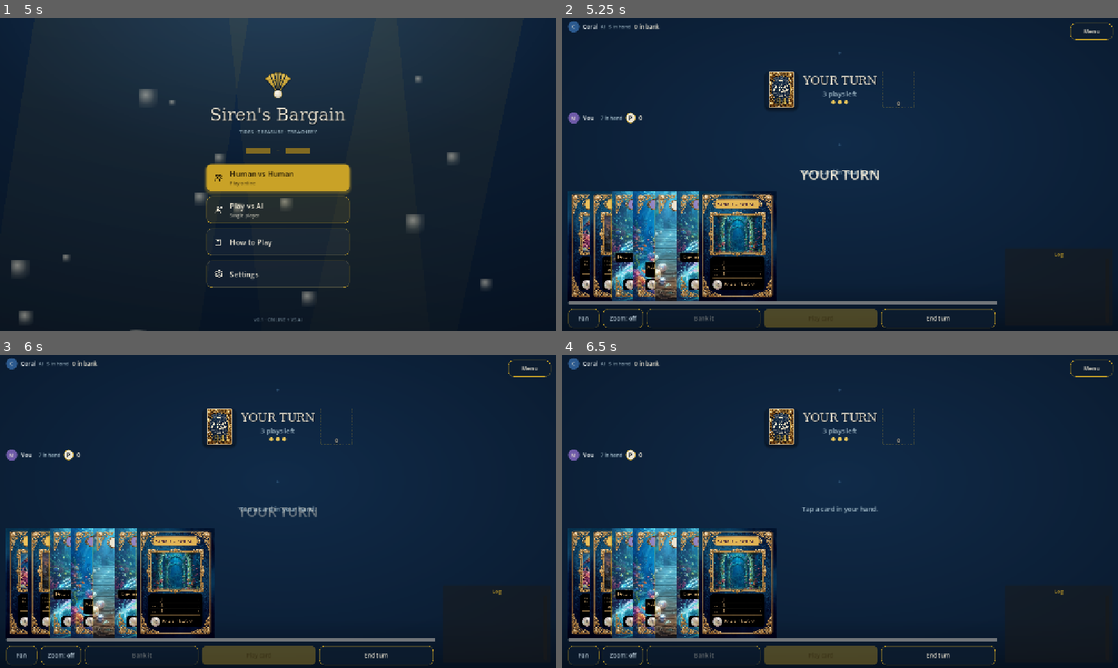
Above: before the commit, frames 1-4 (two rows, left to right).
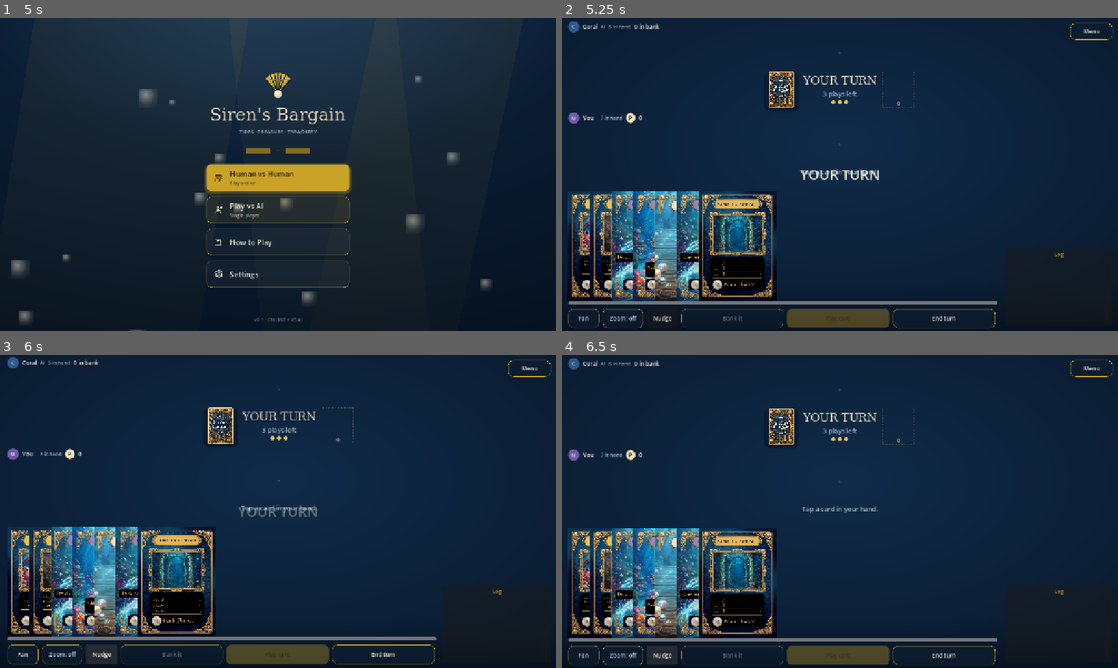
Above: after the commit, the same moments.

Repository: jordansaker/sirens-bargain
Game: Godot game, scene res://scenes/MainMenu.tscn
The game is run twice, just before and just after one commit, with the same random seed, the same clock (stepped at 60 frames per second) and the same inputs.
Inputs (mouse positions are in pixels of both pictures, inside the frame that each line leads up to):
- Up to frame 1 (5 s): click (278, 177) at 0.5 s; click (255, 118) at 1.27 s; type "Alex" at 1.35 s; click (372, 118) at 1.5 s; type "12" at 1.58 s; click (250, 205) at 1.73 s; type "12" at 1.82 s; click "Create room" at 2 s; click "Create room" at 2.75 s; click "Create room" at 3.5 s; click "Back to main menu" at 4.25 s
- Up to frame 2 (5.25 s): click (840, 208) at 5 s
- Up to frame 3 (6 s): click (100, 655) at 5.75 s, where only the run after the commit has a clickable "Nudge"
- Up to frame 4 (6.5 s): no input

Frame 1 is identical in both runs. In frame 2, 0.6% of the frame differs, in the area x 15-71%, y 92-99%; in frame 3, 10%, in the area x 1-79%, y 0-99%; in frame 4, 0.8%.

Commit message:
Manual HvH payments + Nudge button (screen-shake ping)
Manual HvH payments
- _prompt_human_payment skips the bank-covers shortcut when _is_online:
  every HvH settlement opens the picker so the human always picks their
  own cards from bank AND realms. Offline vs-AI keeps the shortcut so
  a 2 P Feast doesn't force a modal.
- _open_pay_picker now populates the modal with bank cards followed by
  realm cards, all selectable. Returns {"bank", "realms"} directly.
- _on_peek_confirm_pressed partitions picks by looking up each card's
  id in a bank_ids set stashed at picker-open time, then emits the
  dict on _payment_answered.
- Auto button is only shown offline; HvH shows Cancel instead
  (there's no auto path once the shortcut is disabled).

Nudge button
- Actions row gets a "Nudge" util button. Tap it and the whole Root
  container jitters through 9 decreasing-amplitude offsets before
  settling with an elastic ease-out — reads as an underwater
  earthquake shake.
- In HvH, broadcasts KIND_NUDGE so the opponent's peer also runs the
  same shake — "hurry up!" ping without hijacking their turn.
- Rate-limited to one nudge per 3 seconds per peer so the button
  can't be spammed.

Co-Authored-By: Claude Opus 4.7 (1M context) <noreply@anthropic.com>

Diff:
--- a/scenes/GameScreen.tscn
+++ b/scenes/GameScreen.tscn
@@ -229,6 +229,13 @@
 text = "Zoom: off"
 theme_override_font_sizes/font_size = 13
 
+[node name="NudgeButton" type="Button" parent="Root/GameCol/Actions"]
+unique_name_in_owner = true
+custom_minimum_size = Vector2(72, 44)
+layout_mode = 2
+text = "Nudge"
+theme_override_font_sizes/font_size = 13
+
 [node name="BankButton" type="Button" parent="Root/GameCol/Actions"]
 unique_name_in_owner = true
 custom_minimum_size = Vector2(0, 44)
--- a/scripts/net/NetProtocol.gd
+++ b/scripts/net/NetProtocol.gd
@@ -43,6 +43,7 @@
 const KIND_REFUSE := "refuse"
 const KIND_RESOLVE := "resolve"
 const KIND_SETTLE_PAYMENT := "settle_payment"
+const KIND_NUDGE := "nudge"
 const KIND_END_TURN := "end_turn"
 
 # Serialise a GameState + starting hands into a deck_init payload. Called
--- a/scripts/ui/GameScreen.gd
+++ b/scripts/ui/GameScreen.gd
@@ -100,6 +100,7 @@
 @onready var _end_turn_button: Button = %EndTurnButton
 @onready var _fan_button: Button = %FanButton
 @onready var _zoom_button: Button = %ZoomButton
+@onready var _nudge_button: Button = %NudgeButton
 @onready var _menu_root: Panel = %ActionMenu
 @onready var _menu_title: Label = %MenuTitle
 @onready var _menu_scroll: ScrollContainer = %MenuScroll
@@ -258,6 +259,7 @@
 	_to_menu_button.pressed.connect(_on_to_menu_pressed)
 	_fan_button.toggled.connect(_on_fan_toggled)
 	_zoom_button.toggled.connect(_on_zoom_toggled)
+	_nudge_button.pressed.connect(_on_nudge_pressed)
 	# Double-tap on the background scrim = cancel any targeting flow.
 	var bg := get_node_or_null("Background")
 	if bg is Control:
@@ -411,6 +413,47 @@
 	_zoom_button.text = "Zoom: on" if pressed else "Zoom: off"
 	if not pressed and _card_peek.visible:
 		_hide_card_peek()
+
+# Nudge: shake the screen locally + tell the opponent's peer to do the same
+# ("hurry up!" ping without hijacking their turn). Rate-limited to one nudge
+# per 3 seconds so the button can't be spammed.
+var _nudge_last_msec: int = 0
+
+func _on_nudge_pressed() -> void:
+	var now := Time.get_ticks_msec()
+	if now - _nudge_last_msec < 3000:
+		return
+	_nudge_last_msec = now
+	_do_shake_effect()
+	if _is_online:
+		_broadcast({"kind": NetProtocol.KIND_NUDGE, "actor": HUMAN_ID})
+
+func _apply_nudge(_payload: Dictionary) -> void:
+	# Received a nudge from the opponent — shake our screen.
+	_do_shake_effect()
+
+# Underwater-earthquake feel: tween Root's position in decreasing random
+# offsets so the whole play area jitters, then settles. Cheap and works on
+# every platform (no shader required).
+func _do_shake_effect() -> void:
+	var root := get_node_or_null("Root") as Control
+	if root == null:
+		return
+	var origin := root.position
+	if _sfx != null:
+		_sfx.play("action")
+	var tw := create_tween()
+	var amplitude := 14.0
+	for i in range(9):
+		var jitter := Vector2(
+			randf_range(-amplitude, amplitude),
+			randf_range(-amplitude, amplitude),
+		)
+		tw.tween_property(root, "position", origin + jitter, 0.035) \
+			.set_trans(Tween.TRANS_SINE)
+		amplitude *= 0.75
+	tw.tween_property(root, "position", origin, 0.12) \
+		.set_trans(Tween.TRANS_ELASTIC).set_ease(Tween.EASE_OUT)
 
 func _on_background_gui_input(event: InputEvent) -> void:
 	# Double-tap the empty background = cancel a targeting flow. Ignored when
@@ -474,6 +517,8 @@
 			_apply_resolve(payload)
 		NetProtocol.KIND_SETTLE_PAYMENT:
 			_apply_settle_payment(payload)
+		NetProtocol.KIND_NUDGE:
+			_apply_nudge(payload)
 		_:
 			# Unknown event — log for debugging.
 			_append_log("[color=#e88][unknown event %s][/color]" % kind)
@@ -2251,57 +2296,53 @@
 func _prompt_human_payment(payer: PlayerState, receiver: PlayerState, amount: int) -> Variant:
 	if payer == null or payer.id != HUMAN_ID:
 		return null
-	var bank_total := payer.total_bank_value()
-	if bank_total >= amount:
-		# Bank can cover — smart auto-pay handles it (min-overpay subset).
+	# In HvH, ALWAYS make the human pick their own cards — no silent bank
+	# auto-drain even when the bank alone would cover the debt. In offline
+	# vs-AI mode, keep the shortcut when the bank covers so the human isn't
+	# forced through a picker for every trivial 2 P Feast.
+	if not _is_online:
+		var bank_total := payer.total_bank_value()
+		if bank_total >= amount:
+			return null
+	var picks_dict: Variant = await _open_pay_picker(payer, receiver, amount)
+	if picks_dict == null:
 		return null
-	var remaining := amount - bank_total
-	var picks: Variant = await _open_pay_picker(payer, receiver, amount, remaining)
-	if picks == null:
-		return null
-	var from_bank: Array[CardData] = []
-	from_bank.append_array(payer.bank)
-	var from_realms: Array[CardData] = []
-	from_realms.append_array(picks as Array[CardData])
-	return {"bank": from_bank, "realms": from_realms}
-
-# Repurpose the RealmPeek modal as a card-selection UI. Returns Array[CardData]
-# of picks (chosen realm cards) or null if the user closed the picker.
-func _open_pay_picker(payer: PlayerState, receiver: PlayerState, amount: int, remaining: int) -> Variant:
+	return picks_dict
+
+# Repurpose the RealmPeek modal as a card-selection UI. Shows both bank AND
+# realm cards; the player must select any combination that sums >= amount.
+# Returns {"bank": Array[CardData], "realms": Array[CardData]} on confirm,
+# or null if the user hit Auto / Cancel.
+func _open_pay_picker(payer: PlayerState, receiver: PlayerState, amount: int) -> Variant:
 	var who := OPPONENT_NAME if receiver.id != HUMAN_ID else "yourself"
 	_peek_title.text = "Pay %d P to %s" % [amount, who]
-	_peek_subtitle.text = "Bank covers %d — pick cards worth %d more." % [
-		payer.total_bank_value(), remaining
-	]
+	_peek_subtitle.text = "Pick cards summing to at least %d P." % amount
+	# Split candidate cards so we can (a) render bank cards first for
+	# familiarity, (b) partition picks correctly on confirm.
+	var bank_cards: Array[CardData] = []
+	for c in payer.bank:
+		if c.value > 0:
+			bank_cards.append(c)
+	var realm_cards: Array[CardData] = []
+	for r in payer.realms.keys():
+		var stack: Array = payer.realms[r]
+		for c in stack:
+			# Zero-value cards (Rainbow Conch) can't pay a debt.
+			if c.value > 0:
+				realm_cards.append(c)
+	bank_cards.sort_custom(func(a, b): return a.value < b.value)
+	realm_cards.sort_custom(func(a, b): return a.value < b.value)
 	_ctx["pay_pending"] = {
-		"remaining": remaining,
+		"amount": amount,
 		"picks": [] as Array[CardData],
+		"bank_ids": _card_ids_set(bank_cards),
 	}
 	_ctx.erase("peek_pick_cb")
 	_ctx.erase("peek_player")
 	_ctx.erase("peek_realm")
 	for child in _peek_row.get_children():
 		child.queue_free()
-	# All realm cards from the payer, incomplete sets first (spending from an
-	# incomplete set is cheaper than breaking a complete one).
-	var incomplete: Array[CardData] = []
-	var complete: Array[CardData] = []
-	for r in payer.realms.keys():
-		var stack: Array = payer.realms[r]
-		if payer.is_realm_complete(r):
-			for c in stack:
-				# Zero-value cards (Rainbow Conch) can't pay a debt, so leave
-				# them out of the picker so the player can't accidentally
-				# waste one on a payment they don't cover.
-				if c.value > 0:
-					complete.append(c)
-		else:
-			for c in stack:
-				if c.value > 0:
-					incomplete.append(c)
-	incomplete.sort_custom(func(a, b): return a.value < b.value)
-	complete.sort_custom(func(a, b): return a.value < b.value)
-	for c in incomplete + complete:
+	for c in bank_cards + realm_cards:
 		var view := CardView.new()
 		view.card = c
 		view.selected.connect(_on_peek_card_selected)
@@ -2309,10 +2350,21 @@
 	_peek_confirm.text = "Confirm (0 P)"
 	_peek_confirm.disabled = true
 	_peek_confirm.visible = true
-	_peek_close.text = "Auto"
+	# "Auto" only makes sense offline (where a bank-shortcut / smart_picks
+	# fallback exists). Online always uses the picks the player made.
+	_peek_close.text = "Auto" if not _is_online else "Cancel"
 	_peek_root.visible = true
 	var answer: Variant = await _payment_answered
 	return answer
+
+# Helper: build a Dictionary-as-set of card ids for O(1) `in`-checks when
+# partitioning picks back into bank vs realm buckets at confirm-time.
+static func _card_ids_set(cards: Array) -> Dictionary:
+	var out: Dictionary = {}
+	for c in cards:
+		if c is CardData:
+			out[(c as CardData).id] = true
+	return out
 
 func _toggle_pay_pick(card: CardData) -> void:
 	var pending: Dictionary = _ctx.get("pay_pending", {})
@@ -2342,9 +2394,19 @@
 	if pending.is_empty():
 		return
 	var picks: Array[CardData] = pending.get("picks", [] as Array[CardData])
+	var bank_ids_set: Dictionary = pending.get("bank_ids", {})
+	# Partition picks by which pool the card originated from so the caller
+	# can hand explicit bank/realm lists to PaymentResolver.pay.
+	var from_bank: Array[CardData] = []
+	var from_realms: Array[CardData] = []
+	for c in picks:
+		if bank_ids_set.has(c.id):
+			from_bank.append(c)
+		else:
+			from_realms.append(c)
 	_ctx.erase("pay_pending")
 	_hide_peek()
-	_payment_answered.emit(picks)
+	_payment_answered.emit({"bank": from_bank, "realms": from_realms})
 
 # --- Card peek (tap-a-card in hand for details) --------------------------
 #
